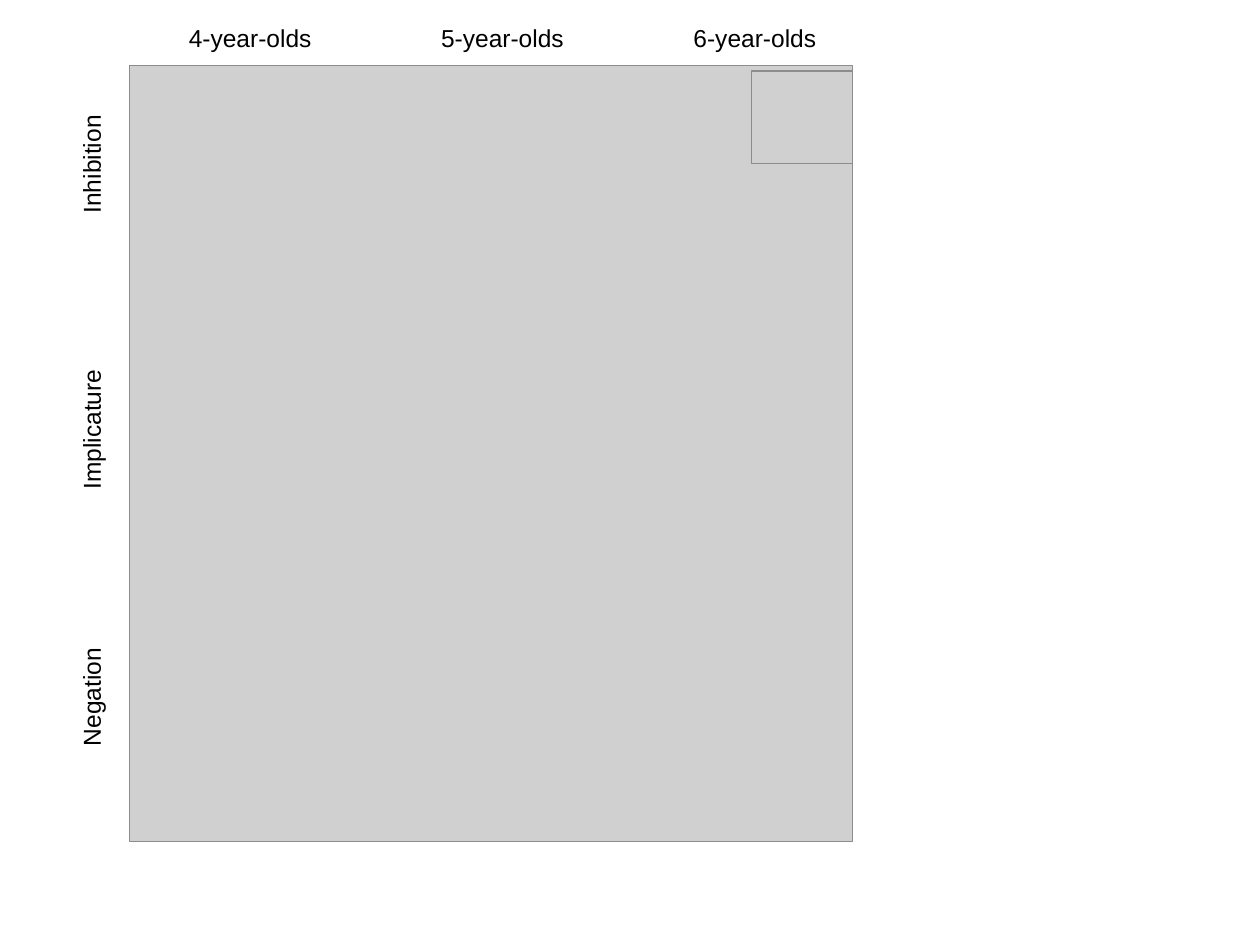
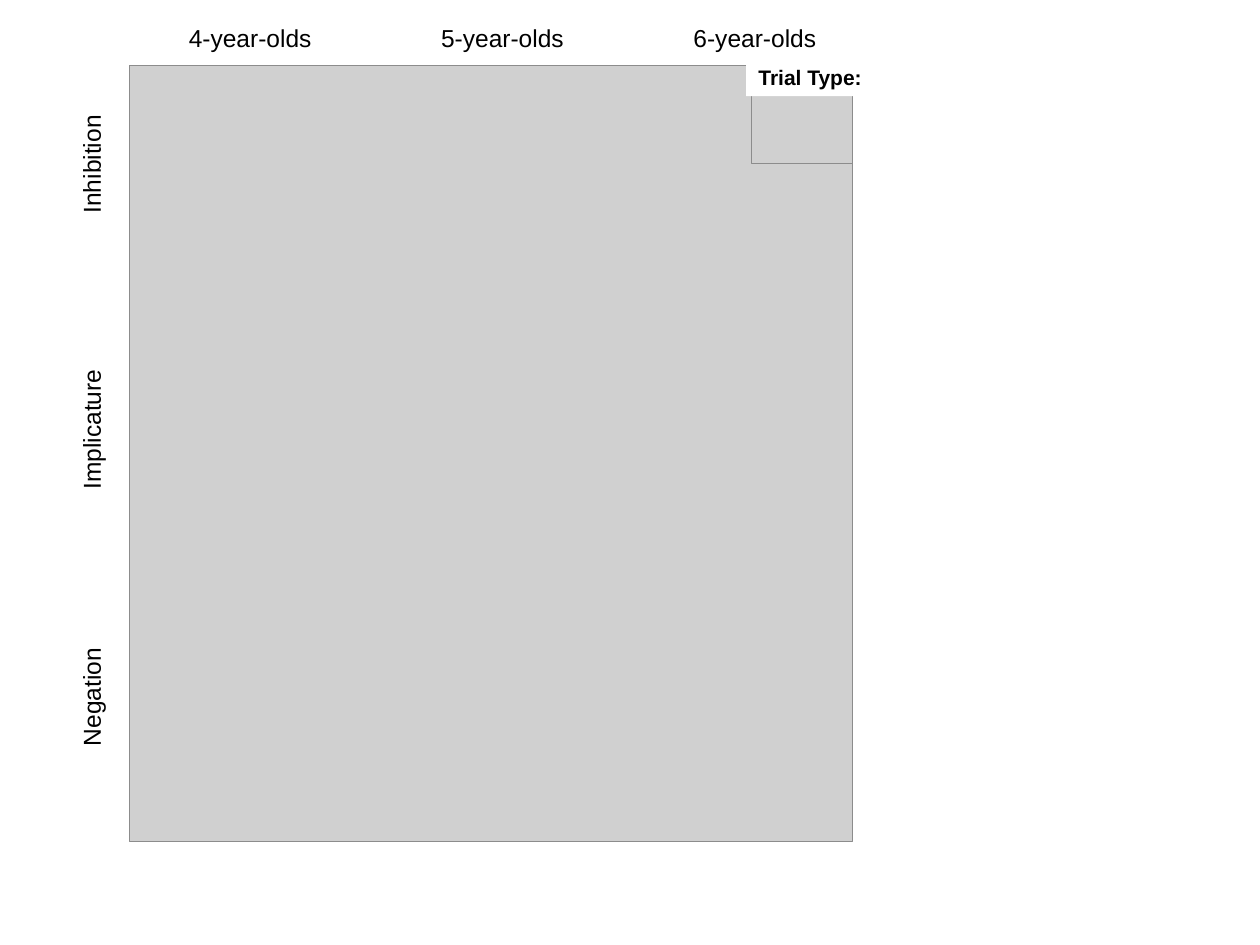
Before and after one commit to ejyoon/neginhib, a slide deck: slide 1 of writing/cogsci/figures/figures.pptx. Drawn at 1260x945 pixels with LibreOffice and Linux fonts; fonts in the diff are those of the drawing; grey boxes stand for pictures. Boxes give left, top, right and bottom in pixels: in the first picture for what was removed or moved away, otherwise in the second. Text is boxed around its words. In the diff, an @@ line names an element or a change of style, - is before the commit and + after.

```diff
--- a/writing/cogsci/figures/figures.pptx
+++ b/writing/cogsci/figures/figures.pptx
@@ rectangle added at (x1=746, y1=58, x2=885, y2=96), fill #FFFFFF, 12 pt, text #000000, bold @@
+Trial Type:
```
Also in this commit, not shown: 1 other slide changed, 1 slide added, 3 other files.
